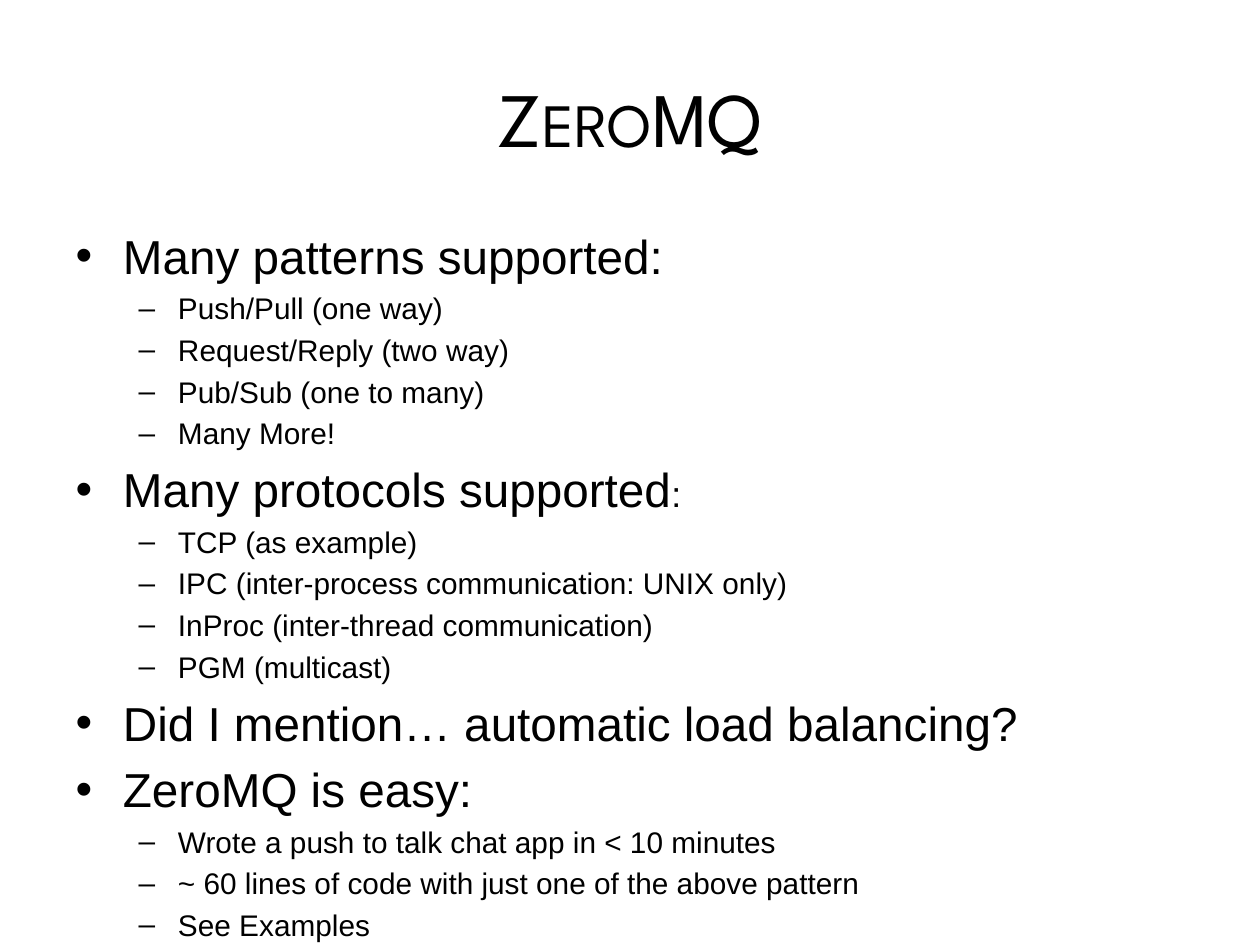
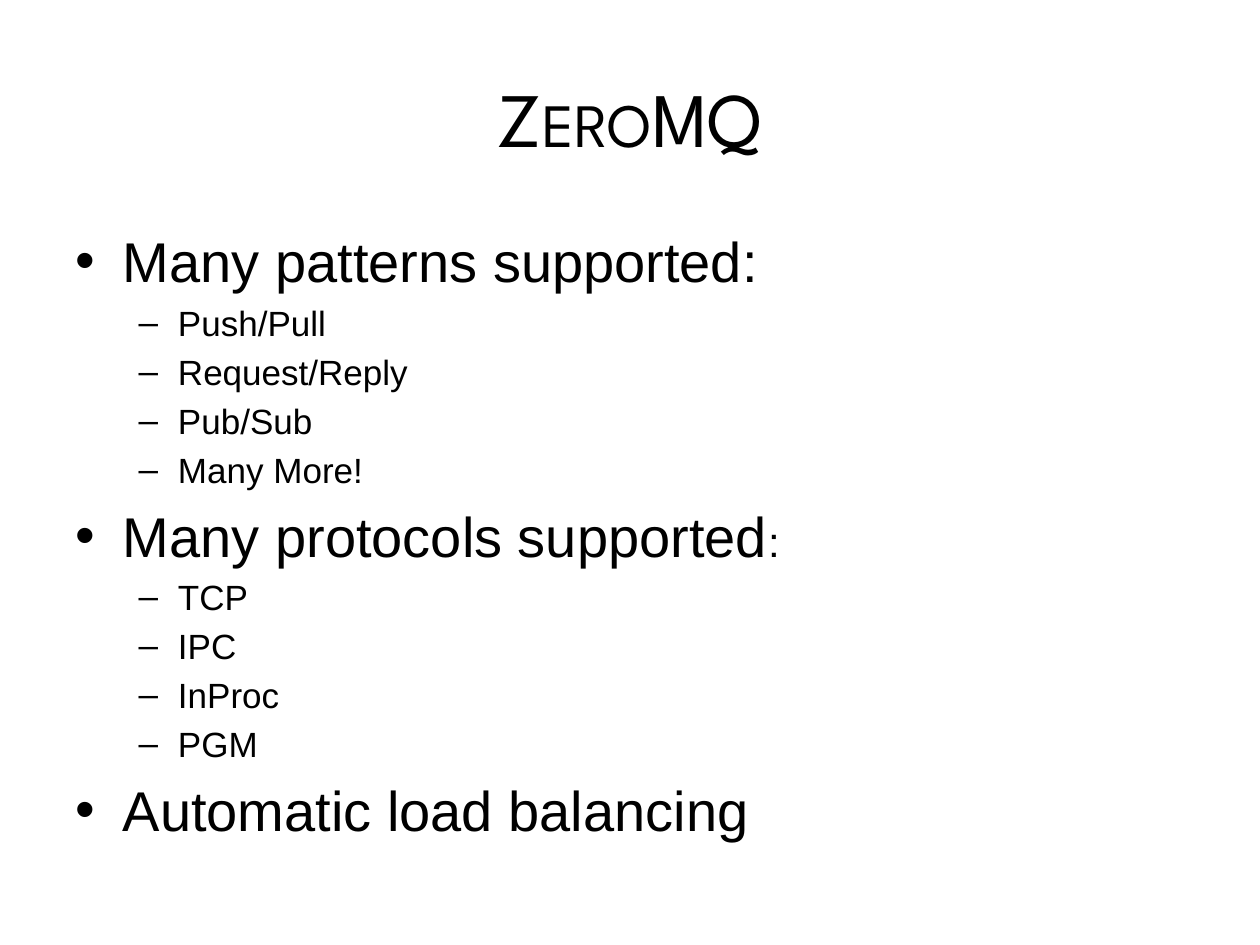
Before and after one commit to chewxy/SyPyOct2012, a slide deck: slide 14 of ZeroMQ.pptx. Drawn at 1260x945 pixels with LibreOffice and Linux fonts; fonts in the diff are those of the drawing. Boxes give left, top, right and bottom in pixels: in the first picture for what was removed or moved away, otherwise in the second. Text is boxed around its words. In the diff, an @@ line names an element or a change of style, - is before the commit and + after.

```diff
--- a/ZeroMQ.pptx
+++ b/ZeroMQ.pptx
@@ text at (123, 241, 767, 568): size 27.2 to 32 pt in "Many patterns supported:", "Many protocols supported:"; size 17 to 20 pt in "Many More!"; size 20.4 to 24 pt in "supported:" @@
@@ text at (178, 310, 408, 435): text changed; size 17 to 20 pt @@
-  – Push/Pull (one way)
-  – Request/Reply (two way)
-  – Pub/Sub (one to many)
+  – Push/Pull
+  – Request/Reply
+  – Pub/Sub
@@ text at (123, 585, 749, 842): text changed; size 17 to 32 pt @@
-  – TCP (as example)
-  – IPC (inter-process communication: UNIX only)
-  – InProc (inter-thread communication)
-  – PGM (multicast)
-• Did I mention… automatic load balancing?
-• ZeroMQ is easy:
-  – Wrote a push to talk chat app in < 10 minutes
-  – ~ 60 lines of code with just one of the above pattern
-  – See Examples
+  – TCP
+  – IPC
+  – InProc
+  – PGM
+• Automatic load balancing
```
Also in this commit, not shown: 3 other slides changed, 1 slide added, 1 slide removed, 1 other file.
